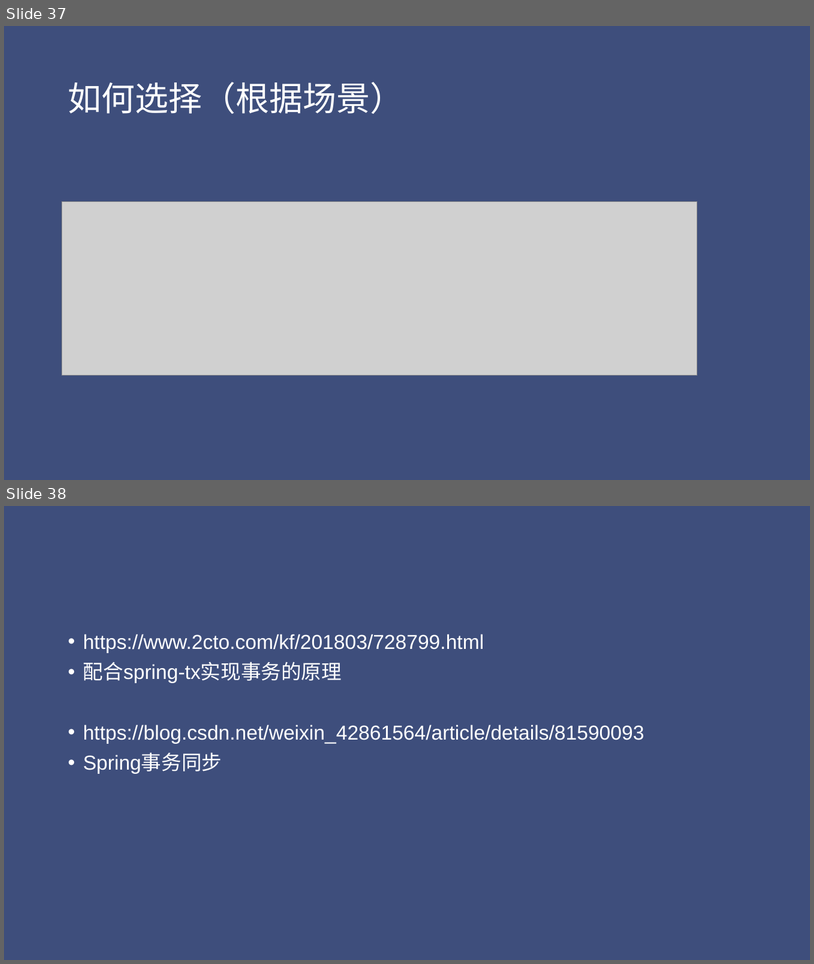
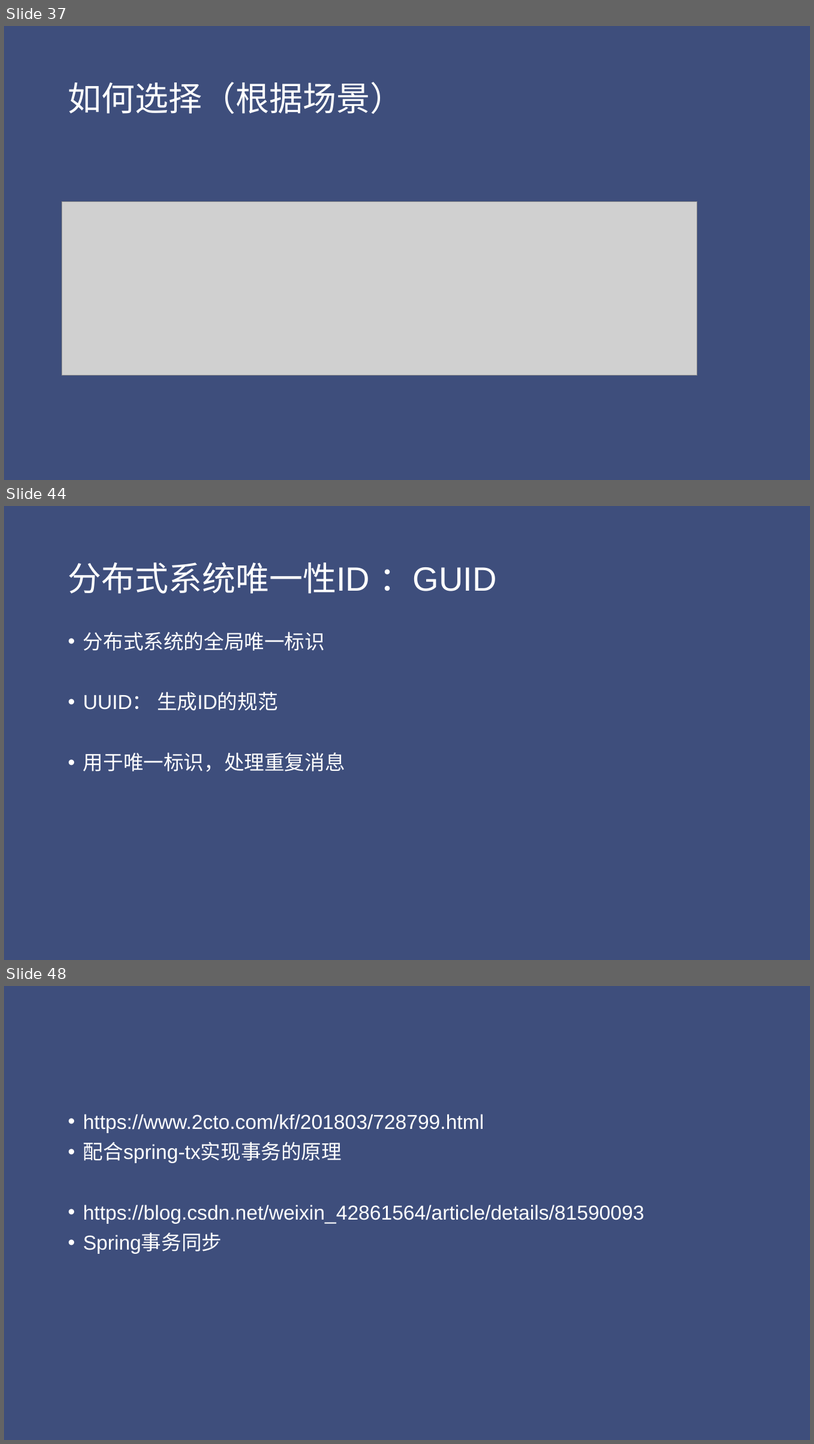
Before and after one commit to jungle0127/springcloudstudy, a slide deck: docs/distributedsystemtransaction.pptx. Shown one above the other, each under a label of ours: slides 37 and 38 before the commit, slides 37, 44 and 48 after it; the slides between them are not shown. The pictures are 814x964 and 814x1444 pixels, drawn with LibreOffice and Linux fonts; fonts in the diff are those of the drawing; grey boxes stand for pictures. Boxes give left, top, right and bottom in pixels: in the first picture for what was removed or moved away, otherwise in the second. Text is boxed around its words. In the diff, an @@ line names an element or a change of style, - is before the commit and + after.

```diff
--- a/docs/distributedsystemtransaction.pptx
+++ b/docs/distributedsystemtransaction.pptx
@@ slide 44 added at (x1=4, y1=506, x2=810, y2=960), background #3E4E7C @@
@@ title added at (x1=68, y1=562, x2=497, y2=594), 40 pt, text #FFFFFF @@
+分布式系统唯一性ID ：GUID
@@ text added at (x1=83, y1=631, x2=345, y2=772), 24 pt, text #FFFFFF @@
+• 分布式系统的全局唯一标识
+• UUID： 生成ID的规范
+• 用于唯一标识，处理重复消息
@@ what was slide 38 is now slide 48 @@
```
Also in this commit, not shown: 9 other slides added.
